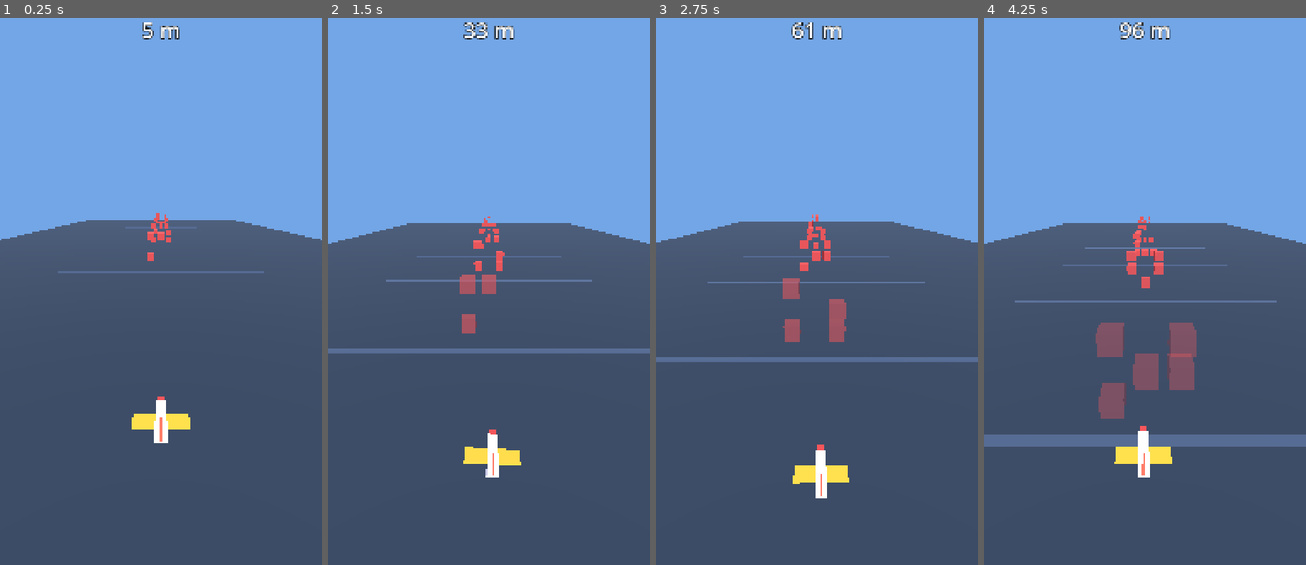
Above: before the commit, frames 1-4 (left to right).
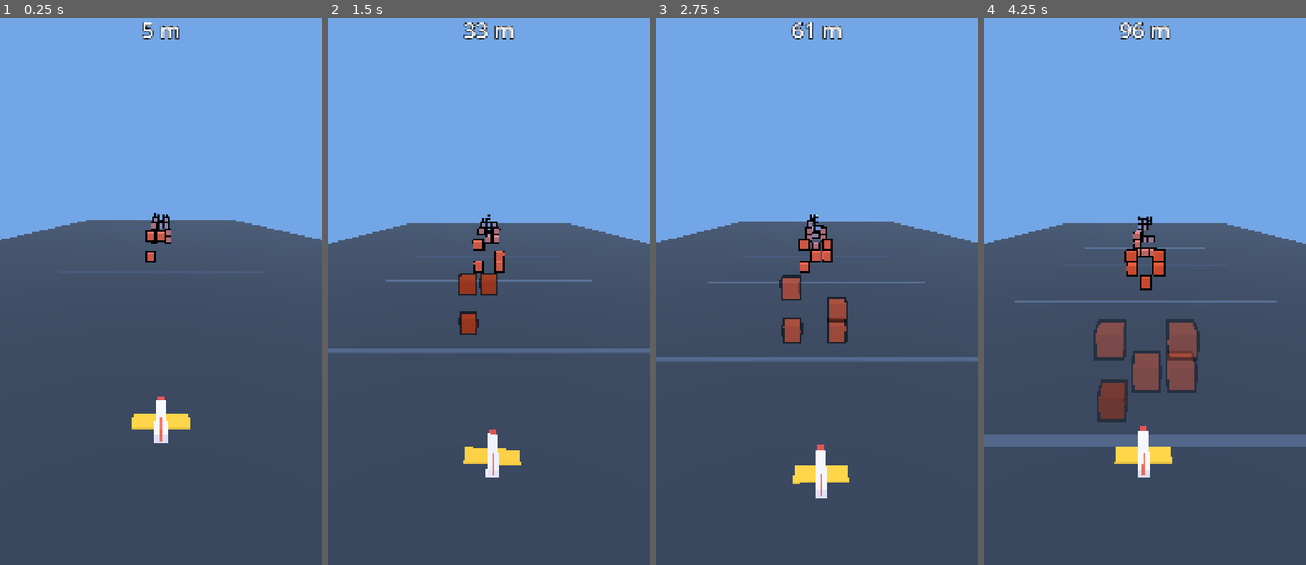
Above: after the commit, the same moments.

Repository: Hotshotted/sky-dodge
Game: Godot game, scene res://scenes/main.tscn
Same seed, same stepped clock (60 frames per second), same inputs: the game is played once before the commit and once after it.
Inputs (mouse positions are in pixels of both pictures, inside the frame that each line leads up to):
- Up to frame 1 (0.25 s): no input
- Up to frame 2 (1.5 s): move the mouse to (559, 247) at 0.52 s; click (559, 247) at 0.67 s; drag from (424, 307) to (472, 395) at 1.27 s
- Up to frame 3 (2.75 s): move the mouse to (849, 154) at 2.02 s; click (849, 154) at 2.17 s
- Up to frame 4 (4.25 s): drag from (1128, 395) to (1048, 193) at 2.77 s; move the mouse to (1241, 362) at 3.52 s; click (1241, 362) at 3.67 s

The runs differ from the first frame. In frame 1, 0.5% of the frame differs, in the area x 40-60%, y 35-78%; in frame 2, 1.3%; in frame 3, 1.8%; in frame 4, 4.5%, in the area x 34-68%, y 36-85%.

Commit message:
Add cube outlines, distance tint and angled flat lighting for obstacles
Co-Authored-By: Claude Sonnet 5.5 <noreply@anthropic.com>
Claude-Session: https://claude.ai/code/session_01VXGMnPLKttRReKrjaHu4gF

Diff:
--- a/scripts/Main.gd
+++ b/scripts/Main.gd
@@ -4,6 +4,7 @@
 @onready var player: Node3D = $Player
 @onready var spawner: Node3D = $Spawner
 @onready var camera: Camera3D = $Camera3D
+@onready var sun: DirectionalLight3D = $Sun
 @onready var hud: CanvasLayer = $Hud
 
 var distance := 0.0     # total distance flown (units) = score
@@ -13,6 +14,9 @@
 
 func _ready() -> void:
 	_setup_environment()
+	# Angled light: top, front and side faces of every cube get different (flat) brightness.
+	sun.look_at_from_position(Vector3.ZERO, Tuning.light_direction)
+	sun.shadow_enabled = false
 	# Portrait: lock the horizontal field of view so the whole grid always fits width-wise.
 	camera.keep_aspect = Camera3D.KEEP_WIDTH
 	camera.fov = Tuning.camera_fov
@@ -52,11 +56,12 @@
 func _setup_environment() -> void:
 	var env := Environment.new()
 	env.background_mode = Environment.BG_COLOR
-	env.background_color = Color(0.45, 0.65, 0.9)
+	env.background_color = Tuning.far_color
 	env.ambient_light_source = Environment.AMBIENT_SOURCE_COLOR
-	env.ambient_light_color = Color(0.7, 0.7, 0.8)
+	env.ambient_light_color = Color(0.75, 0.78, 0.9)
+	env.ambient_light_energy = 0.45
 	env.fog_enabled = true
-	env.fog_light_color = Color(0.45, 0.65, 0.9)
+	env.fog_light_color = Tuning.far_color
 	env.fog_density = 0.0
 	# Fog hides rows popping in at the far end.
 	env.fog_depth_begin = 70.0
--- a/scripts/Spawner.gd
+++ b/scripts/Spawner.gd
@@ -9,6 +9,7 @@
 var _last_row_z := 0.0
 var _obstacle_mesh: BoxMesh
 var _stripe_mesh: BoxMesh
+var _outline_shader: Shader = preload("res://shaders/outline.gdshader")
 
 func _ready() -> void:
 	_obstacle_mesh = BoxMesh.new()  # unit cube; each row supplies its own material (for fading)
@@ -41,7 +42,7 @@
 func advance(dist: float) -> void:
 	for r in _rows:
 		r.position.z += dist
-		_update_fade(r)
+		_update_look(r)
 	_last_row_z += dist
 	while _last_row_z > -Tuning.spawn_distance:
 		_last_row_z -= Tuning.spawn_spacing
@@ -62,11 +63,22 @@
 				return true
 	return false
 
-## Fade a row toward fade_alpha as it nears the plane so it doesn't hide the rows behind it.
-func _update_fade(row: Node3D) -> void:
-	var t := clampf(1.0 - (-row.position.z) / Tuning.fade_start_distance, 0.0, 1.0)
+## Per-row look, refreshed every frame: tint by distance from the plane (near = bright,
+## far = pale toward the fog colour) and fade toward fade_alpha as the row nears the plane
+## so it doesn't hide the rows behind it. Outline alpha follows the fade.
+func _update_look(row: Node3D) -> void:
+	var d := maxf(-row.position.z, 0.0)
+	var tint := clampf(inverse_lerp(Tuning.tint_near_distance, Tuning.tint_far_distance, d), 0.0, 1.0)
+	var fade := clampf(1.0 - d / Tuning.fade_start_distance, 0.0, 1.0)
+	var alpha := lerpf(1.0, Tuning.fade_alpha, fade)
 	var mat: StandardMaterial3D = row.get_meta("mat")
-	mat.albedo_color.a = lerpf(1.0, Tuning.fade_alpha, t)
+	var color := Tuning.near_color.lerp(Tuning.far_color, tint)
+	color.a = alpha
+	mat.albedo_color = color
+	var outline: ShaderMaterial = row.get_meta("outline")
+	outline.set_shader_parameter("alpha", alpha)
+	outline.set_shader_parameter("thickness", Tuning.outline_thickness)
+	outline.set_shader_parameter("distance_gain", Tuning.outline_distance_gain)
 
 func _spawn_row(z: float) -> void:
 	var open := _generate_open_cells()
@@ -75,10 +87,15 @@
 	row.position.z = z
 	var size := Tuning.cell_size * Tuning.obstacle_scale
 	var mat := StandardMaterial3D.new()
-	mat.albedo_color = Color(0.85, 0.3, 0.3)
+	mat.roughness = 1.0                       # matte: flat, gradient-free face shading
+	mat.metallic_specular = 0.0
 	mat.transparency = BaseMaterial3D.TRANSPARENCY_ALPHA  # always alpha, so no shader switch when fading
 	mat.depth_draw_mode = BaseMaterial3D.DEPTH_DRAW_ALWAYS
+	var outline := ShaderMaterial.new()
+	outline.shader = _outline_shader
+	mat.next_pass = outline  # draws the black hull right after the cube itself
 	row.set_meta("mat", mat)
+	row.set_meta("outline", outline)
 	var cells: Array[Vector2] = []
 	for i in 9:
 		if open[i]:
@@ -98,6 +115,7 @@
 	stripe.scale = Vector3(40.0, 0.1, 0.8)
 	stripe.position = Vector3(0, -Tuning.cell_size * 2.5, 0)
 	row.add_child(stripe)
+	_update_look(row)
 	add_child(row)
 	_rows.append(row)
 
--- a/scripts/Tuning.gd
+++ b/scripts/Tuning.gd
@@ -45,6 +45,23 @@
 var camera_follow_x := 0.5
 var camera_follow_y := 0.3
 
+# ---------- Obstacle look: outline, distance tint, light ----------
+## Black outline width around each obstacle, in world units at the camera.
+var outline_thickness := 0.07
+## Extra outline width per unit of camera distance, so outlines stay readable far away.
+var outline_distance_gain := 0.05
+## Obstacle colour of the nearest rows (bright, saturated).
+var near_color := Color(1.0, 0.3, 0.12)
+## Colour far rows fade toward; also used for the sky and fog so distant rows melt into them.
+var far_color := Color(0.45, 0.65, 0.9)
+## Rows closer than this (distance from the plane, units) use the full near colour...
+var tint_near_distance := 20.0
+## ...and rows farther than this use the full far colour; in between it blends.
+var tint_far_distance := 120.0
+## Direction the sun's light travels (x right, y up, z toward the camera). Chosen so the top,
+## front and side faces of a cube get clearly different brightness (flat shading).
+var light_direction := Vector3(0.3, -0.78, -0.55)
+
 # ---------- Near-row fade ----------
 ## An obstacle row starts fading when it is this far ahead of the plane (units).
 var fade_start_distance := 35.0
--- /dev/null
+++ b/shaders/outline.gdshader
@@ -0,0 +1,22 @@
+shader_type spatial;
+// Inverted-hull outline for axis-aligned cubes: used as the next_pass of an obstacle material.
+// Back faces of a slightly enlarged copy are drawn flat black behind the real cube, leaving a
+// silhouette rim. Works in the Compatibility (GL) renderer.
+render_mode unshaded, cull_front, depth_draw_never, blend_mix;
+
+uniform float thickness = 0.07;      // rim width in world units at the camera
+uniform float distance_gain = 0.05;  // extra width per unit of camera distance (keeps it readable far away)
+uniform float alpha = 1.0;           // follows the row's fade
+
+void vertex() {
+	vec3 world = (MODEL_MATRIX * vec4(VERTEX, 1.0)).xyz;
+	float dist = -(VIEW_MATRIX * vec4(world, 1.0)).z;
+	// Push each cube corner outward along its diagonal so edges stay joined (no gaps at corners).
+	world += sign(VERTEX) * thickness * (1.0 + max(dist, 0.0) * distance_gain);
+	POSITION = PROJECTION_MATRIX * VIEW_MATRIX * vec4(world, 1.0);
+}
+
+void fragment() {
+	ALBEDO = vec3(0.0);
+	ALPHA = alpha;
+}
Not shown, added: shaders/outline.gdshader.uid
